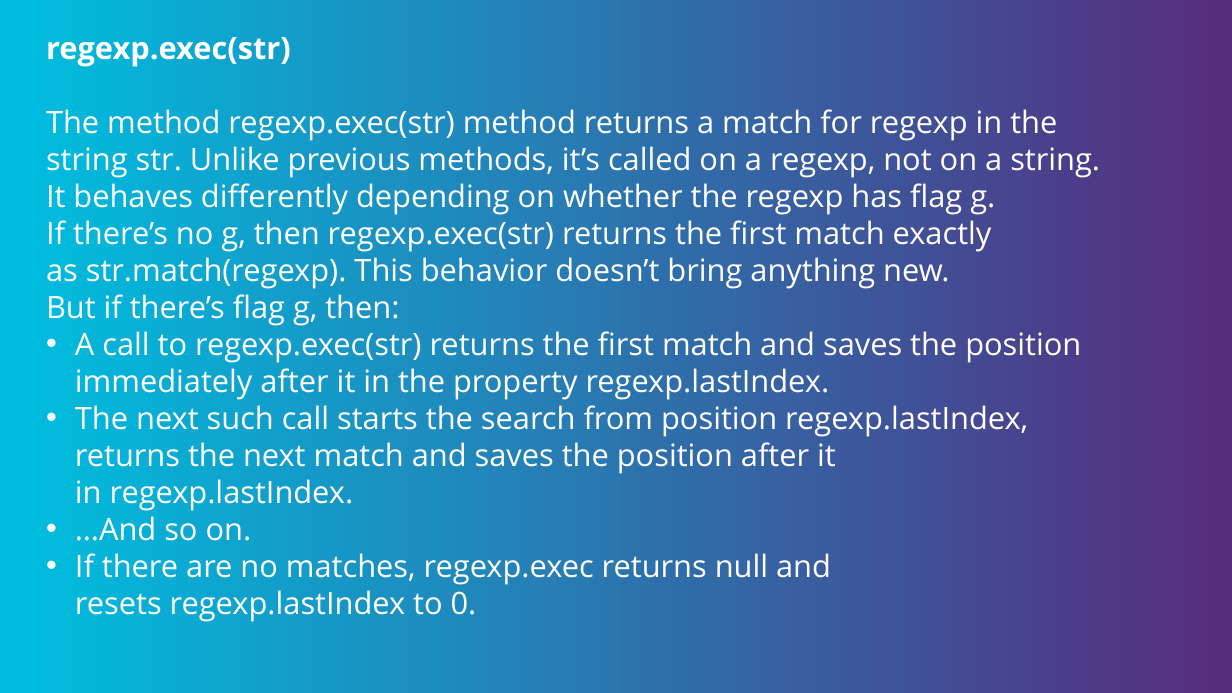
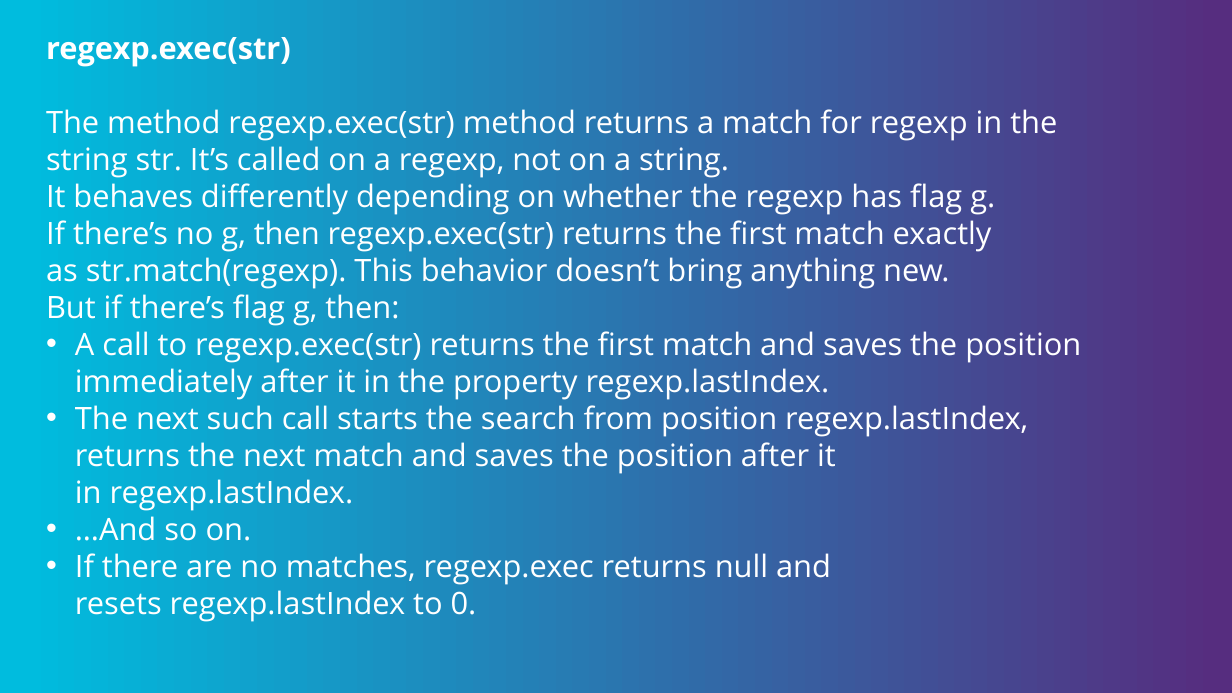
Before and after one commit to skrebetsnataliia/presentations, a slide deck: slide 46 of RegularExpressions.pptx (slide 48 before the commit). Drawn at 1232x693 pixels with LibreOffice and Linux fonts; fonts in the diff are those of the drawing; background and template pictures are left out. Boxes give left, top, right and bottom in pixels: in the first picture for what was removed or moved away, otherwise in the second. Text is boxed around its words. In the diff, an @@ line names an element or a change of style, - is before the commit and + after.

```diff
--- a/RegularExpressions.pptx
+++ b/RegularExpressions.pptx
@@ text at (46, 109, 1057, 178): text changed @@
-The method regexp.exec(str) method returns a match for regexp in the string str. Unlike previous methods, it’s called on a regexp, not on a string.
+The method regexp.exec(str) method returns a match for regexp in the string str. It’s called on a regexp, not on a string.
```
Also in this commit, not shown: 5 other slides changed, 2 slides added, 4 slides removed, 1 other file.
